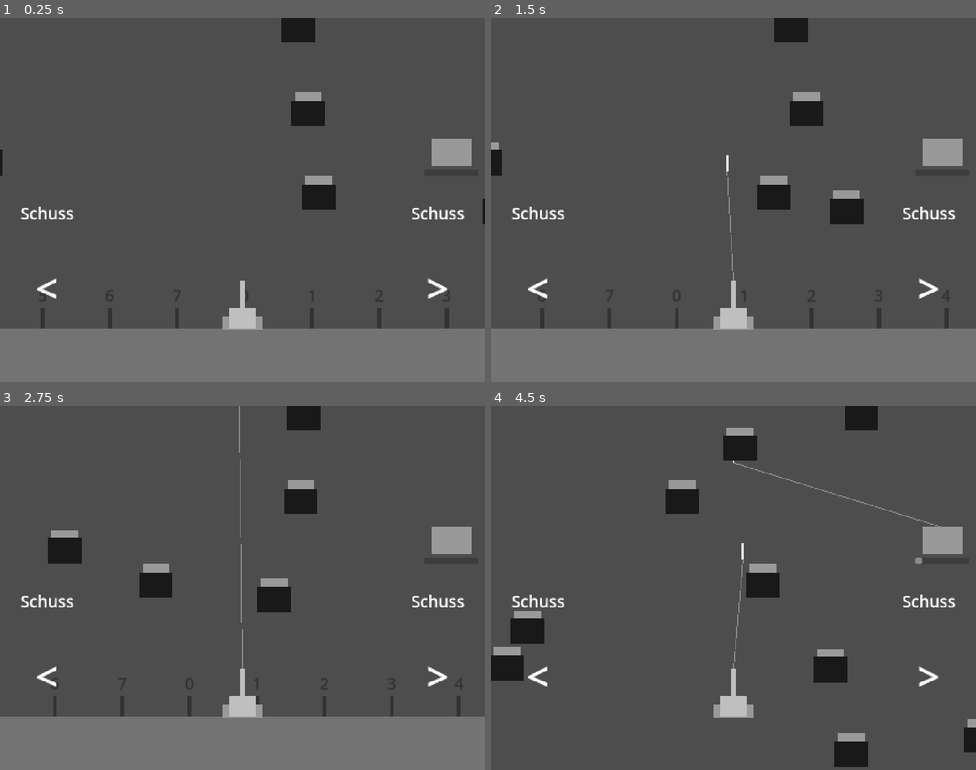
Above: before the commit, frames 1-4 (two rows, left to right).
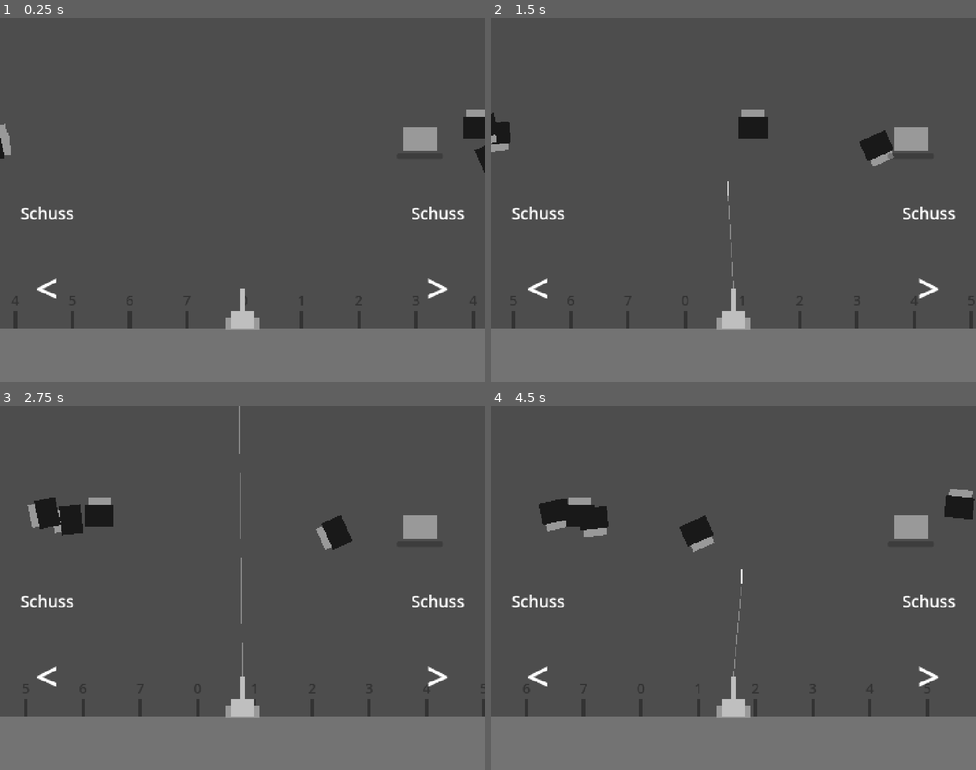
Above: after the commit, the same moments.

Repository: Philipp-Mallmann/fliegen-sind-aliens
Game: Godot game, scene res://szenen/spiel.tscn
The game is run twice, just before and just after one commit, with the same random seed, the same clock (stepped at 60 frames per second) and the same inputs.
Inputs:
- Up to frame 1 (0.25 s): no input
- Up to frame 2 (1.5 s): hold D (rechts) 0.53-1.28 s; tap Space (schiessen) at 0.6, 1.35 s; hold A (links) from 1.28 s (still down)
- Up to frame 3 (2.75 s): release A (links) at 2.03 s; hold D (rechts) from 2.03 s (still down); tap Space (schiessen) at 2.1 s
- Up to frame 4 (4.5 s): tap Space (schiessen) at 2.85, 3.6, 4.35 s; release D (rechts) at 3.53 s; hold A (links) from 3.53 s (still down)

The runs differ from the first frame. In frame 1, 4.2% of the frame differs, in the area x 0-100%, y 0-86%; in frame 2, 5.6%; in frame 3, 6.4%; in frame 4, 22%, in the area x 0-100%, y 0-100%.

Commit message:
Spass-Test 2: Fliegen fliehen, normale dreht und wippt, Kamera zoomt beim Abheben, Steigen ab Treffer
Co-Authored-By: Claude Opus 5.5 <noreply@anthropic.com>

Diff:
--- a/skripte/erzeuger.gd
+++ b/skripte/erzeuger.gd
@@ -4,80 +4,90 @@
 @export var fliege_szene: PackedScene
 # Die Kanone. An ihr liest der Erzeuger ab, wo man gerade ist.
 @export var kanone: Node2D
-# Wie viele Pixel Hoehe zwischen zwei Fliegen liegen, die oben ueber dem Bild bereitstehen.
-@export var abstand: float = 250.0
 # Wie weit links oder rechts von der Kanone die Mitte einer neuen Fliege hoechstens liegt, in Pixeln.
 @export var breite: float = 400.0
-# Wie weit ueber der Kanone die oberste Fliege schon bereitsteht, in Pixeln. Der Bildrand liegt bei 920.
-@export var vorlauf: float = 1200.0
 # Das langsamste und das schnellste Tempo einer normalen Fliege, in Pixeln pro Sekunde.
 @export var tempo_langsam: float = 100.0
 @export var tempo_schnell: float = 180.0
 
-# Testfassung fuer den Spass-Test: ein Teil der Fliegen ist doppelt so schnell und gibt mehr. Abschnitt 9 baut die richtigen Arten.
+# Testfassung fuer den Spass-Test: zwei Arten. Abschnitt 9 baut die richtigen Arten.
 # Wie viele Fliegen schnell sind. 0.5 heisst: die Haelfte.
 @export var anteil_schnell: float = 0.5
 # Wie viel Flugkraft eine normale und eine schnelle Fliege geben.
-@export var flugkraft_normal: int = 3
-@export var flugkraft_schnell: int = 10
+@export var flugkraft_normal: int = 2
+@export var flugkraft_schnell: int = 6
+# Wie viel schneller eine schnelle Fliege ist als eine normale. 4 heisst: viermal so schnell.
+@export var faktor_schnell: float = 4.0
+# Wie viele Umdrehungen pro Sekunde eine normale Fliege um sich selbst macht.
+@export var drehungen_normal: float = 1.0
+# Wie weit eine normale Fliege hoch und runter wippt, in Pixeln.
+@export var wippen_normal: float = 25.0
 
-# Wie viele freie Fliegen mindestens in der Naehe sein sollen. Sind es weniger, fliegt eine von der Seite herein.
+# Wie viele freie Fliegen mindestens da sein sollen. Sind es weniger, fliegt eine von der Seite herein.
 @export var mindestens: int = 4
-# Wie weit links und rechts von der Kanone "in der Naehe" reicht, in Pixeln. Der Bildrand liegt bei 720.
-@export var naehe: float = 900.0
+# Wie weit links und rechts von der Kanone eine Fliege noch mitzaehlt, in Pixeln.
+@export var naehe: float = 1000.0
 # Wie weit links oder rechts von der Kanone eine hereinfliegende Fliege startet, in Pixeln.
+# Der Bildrand liegt in der Luft 720 neben der Kanone, am Boden (herausgezoomt) 847. Dazu die halbe Fliege (50).
 # Muss groesser sein als breite + strecke der Fliege (400 + 300), sonst fliegt sie nicht herein.
-@export var einflug_x: float = 800.0
+@export var einflug_x: float = 900.0
 # In welcher Hoehe ueber der Kanone eine hereinfliegende Fliege fliegt, hoechstens und mindestens, in Pixeln.
-# Die Muendung liegt bei 140, der obere Bildrand bei 920.
-@export var einflug_oben: float = 850.0
-@export var einflug_unten: float = 300.0
+# Liegt mit Abstand zum Wippen zwischen flucht_unten und flucht_oben, damit sie nicht gleich flieht.
+@export var einflug_oben: float = 750.0
+@export var einflug_unten: float = 560.0
+# Zwischen diesen Hoehen ueber der Kanone fliegt eine Fliege ruhig hin und her, in Pixeln.
+# Darunter (untere Bildhaelfte) und darueber (oberes Viertel, dort haengt der Faecher) flieht sie zum naeheren Rand.
+# Der obere Bildrand liegt in der Luft 1060 ueber der Kanone: Haelfte 520, Viertel 790.
+@export var flucht_unten: float = 520.0
+@export var flucht_oben: float = 790.0
 # Ab wie weit weg eine freie Fliege geloescht wird: seitlich und unter der Kanone, in Pixeln.
-@export var loeschen_seitlich: float = 2000.0
+@export var loeschen_seitlich: float = 1100.0
 @export var loeschen_unten: float = 300.0
-
-# Auf dieser Hoehe entsteht die naechste Fliege ueber dem Bild. Nach oben wird y kleiner.
-var naechste_hoehe: float = -400.0
 
 
 func _process(_delta: float) -> void:
-	while naechste_hoehe > kanone.position.y - vorlauf:
-		var x: float = kanone.position.x + randf_range(-breite, breite)
-		fliege_bauen(x, x, naechste_hoehe)
-		naechste_hoehe -= abstand
 	aufraeumen()
+	fliehen_lassen()
 	if freie_in_der_naehe() < mindestens:
 		hereinfliegen()
-
-
-func fliege_bauen(start_x: float, mitte_x: float, hoehe: float) -> void:
-	var fliege: Node2D = fliege_szene.instantiate()
-	fliege.position = Vector2(start_x, hoehe)
-	fliege.mitte_x = mitte_x
-	fliege.tempo = randf_range(tempo_langsam, tempo_schnell)
-	fliege.flugkraft = flugkraft_normal
-	if randf() < anteil_schnell:
-		fliege.tempo *= 2.0
-		fliege.flugkraft = flugkraft_schnell
-	add_child(fliege)
 
 
 func hereinfliegen() -> void:
 	var seite: float = 1.0
 	if randf() < 0.5:
 		seite = -1.0
-	var start_x: float = kanone.position.x + seite * einflug_x
-	var mitte_x: float = kanone.position.x + randf_range(-breite, breite)
-	var hoehe: float = kanone.position.y - randf_range(einflug_unten, einflug_oben)
-	fliege_bauen(start_x, mitte_x, hoehe)
+	var fliege: Node2D = fliege_szene.instantiate()
+	fliege.position.x = kanone.position.x + seite * einflug_x
+	fliege.position.y = kanone.position.y - randf_range(einflug_unten, einflug_oben)
+	fliege.mitte_x = kanone.position.x + randf_range(-breite, breite)
+	fliege.tempo = randf_range(tempo_langsam, tempo_schnell)
+	if randf() < anteil_schnell:
+		fliege.tempo *= faktor_schnell
+		fliege.flugkraft = flugkraft_schnell
+	else:
+		fliege.flugkraft = flugkraft_normal
+		fliege.drehtempo = drehungen_normal * TAU
+		fliege.wipp_hoehe = wippen_normal
+	add_child(fliege)
+
+
+func fliehen_lassen() -> void:
+	for fliege in get_children():
+		if fliege.flucht != 0.0:
+			continue
+		var ueber: float = kanone.position.y - fliege.position.y
+		if ueber < flucht_unten or ueber > flucht_oben:
+			if fliege.position.x < kanone.position.x:
+				fliege.flucht = -1.0
+			else:
+				fliege.flucht = 1.0
 
 
 func freie_in_der_naehe() -> int:
 	var anzahl: int = 0
 	for fliege in get_children():
 		var seitlich: float = absf(fliege.position.x - kanone.position.x)
-		var ueber: float = kanone.position.y - fliege.position.y
-		if seitlich <= naehe and ueber >= einflug_unten and ueber <= einflug_oben:
+		if fliege.flucht == 0.0 and seitlich <= naehe:
 			anzahl += 1
 	return anzahl
 
--- a/skripte/fliege.gd
+++ b/skripte/fliege.gd
@@ -8,6 +8,12 @@
 @export var flugkraft: int = 2
 # Die halbe Breite und die halbe Hoehe der Fliege, in Pixeln. 50 heisst: Die Fliege ist 100 mal 100 gross.
 @export var halbe_groesse: float = 50.0
+# Wie schnell sich die Fliege um sich selbst dreht, im Bogenmass pro Sekunde. 0 heisst: gar nicht.
+@export var drehtempo: float = 0.0
+# Wie weit die Fliege hoch und runter wippt, in Pixeln. 0 heisst: gar nicht.
+@export var wipp_hoehe: float = 0.0
+# Wie schnell sie wippt. 4 heisst: ein Auf und Ab dauert etwa 1,6 Sekunden.
+@export var wipp_tempo: float = 4.0
 
 # Um diese Stelle fliegt die Fliege hin und her. Setzt der Erzeuger, bevor die Fliege ins Spiel kommt.
 var mitte_x: float = 0.0
@@ -15,10 +21,26 @@
 var richtung: float = 1.0
 # true heisst: Die Fliege haengt an der Nadel und fliegt nicht mehr.
 var gefangen: bool = false
+# 0 heisst: Die Fliege fliegt hin und her. 1 oder -1 heisst: Sie flieht nach rechts oder links aus dem Bild. Setzt der Erzeuger.
+var flucht: float = 0.0
+# Die Hoehe, um die die Fliege wippt.
+var grund_y: float = 0.0
+# Wie viele Sekunden die Fliege schon fliegt. Daraus wird das Wippen berechnet.
+var zeit: float = 0.0
+
+
+func _ready() -> void:
+	grund_y = position.y
 
 
 func _process(delta: float) -> void:
 	if gefangen:
+		return
+	zeit += delta
+	rotation += drehtempo * delta
+	position.y = grund_y + sin(zeit * wipp_tempo) * wipp_hoehe
+	if flucht != 0.0:
+		position.x += flucht * tempo * delta
 		return
 	position.x += richtung * tempo * delta
 	if position.x > mitte_x + strecke:
--- a/skripte/hindernis.gd
+++ b/skripte/hindernis.gd
@@ -11,9 +11,9 @@
 # Wie lange ein Blinken der Warnung dauert, am Anfang und am Ende, in Sekunden. Kleiner heisst schneller.
 @export var blinken_anfang: float = 0.5
 @export var blinken_ende: float = 0.1
-# Wie weit ueber der Kanone der obere Bildrand liegt, in Pixeln.
-@export var bildrand: float = 920.0
-# Wie weit unter der Kanone der Gegenstand verschwindet, in Pixeln. Der untere Bildrand liegt bei 160.
+# Wie weit ueber der Kanone der obere Bildrand liegt, in Pixeln. In der Luft 1060, am Boden etwas mehr (herausgezoomt).
+@export var bildrand: float = 1060.0
+# Wie weit unter der Kanone der Gegenstand verschwindet, in Pixeln. Der untere Bildrand liegt hoechstens 190 darunter.
 @export var weg_unter: float = 300.0
 # Die Szene des Matsches. Bei jeder zermatschten Fliege entsteht daraus ein Fleck.
 @export var matsch_szene: PackedScene
--- a/skripte/kanone.gd
+++ b/skripte/kanone.gd
@@ -4,8 +4,8 @@
 @export var tempo: float = 250.0
 # Wie schnell die Kanone anfaehrt und abbremst, in Pixeln pro Sekunde pro Sekunde.
 @export var beschleunigung: float = 600.0
-# Welcher Teil des Tempos waehrend Uebergabe und Steigen bleibt. 0.5 heisst: halb so schnell.
-@export var steig_anteil: float = 0.5
+# Welcher Teil des Tempos waehrend Uebergabe und Steigen bleibt. 0 heisst: Man lenkt dann gar nicht, 0.5 hiesse halb so schnell.
+@export var steig_anteil: float = 0.0
 # Die Szene der Nadel. Bei jedem Schuss entsteht daraus eine neue Nadel.
 @export var nadel_szene: PackedScene
 # Wie lange die Kanone nach einem Schuss nachlaedt, in Sekunden.
--- a/skripte/spiel.gd
+++ b/skripte/spiel.gd
@@ -9,18 +9,29 @@
 # Wie schnell man abstuerzt, in Pixeln pro Sekunde. Wer mehr verliert, faellt tiefer und darum laenger.
 # Muss langsamer sein als ein Hindernis faellt (falltempo in hindernis.gd), sonst holt der Faecher es ein.
 @export var falltempo: float = 1200.0
+# Die Kamera am Boden: etwas herausgezoomt, die Kanone wirkt kleiner und man sieht den Boden.
+# 0.85 heisst: alles ist 85 Prozent so gross. -447 setzt die Kanone dabei auf dieselbe Bildhoehe wie vorher (380 / 0.85).
+@export var zoom_boden: float = 0.85
+@export var versatz_boden: float = -447.0
+# Die Kamera in der Luft: normale Groesse, die Kanone sitzt am unteren Bildrand (540 - 20 Pixel Rand).
+@export var zoom_luft: float = 1.0
+@export var versatz_luft: float = -520.0
 
 # Die Flugkraft aller Fliegen, die oben im Faecher haengen.
 var flugkraft: int = 0
 # Das Gleiten nach oben, das gerade laeuft. null heisst: Es gab noch keins.
 var steigen: Tween = null
+# Die Kamerafahrt, die gerade laeuft. null heisst: Es gab noch keine.
+var kamerafahrt: Tween = null
 
 
 func _ready() -> void:
-	$Kanone/Uebergabe.angekommen.connect(fliege_zaehlen)
+	$Kanone/Uebergabe.gefangen.connect(fliege_zaehlen)
 	$Kanone/Faecher.verloren.connect(fliege_verlieren)
 	$Kanone/Aufstehen.animation_finished.connect(neustart)
 	$Kanone/RechteHand/Leiste.max_value = ziel
+	$Kanone/Kamera.zoom = Vector2.ONE * zoom_boden
+	$Kanone/Kamera.offset.y = versatz_boden
 	anzeige_schreiben()
 
 
@@ -34,6 +45,7 @@
 	steigen = create_tween()
 	steigen.tween_property($Kanone, "position:y", -flugkraft * hoehe_je_flugkraft, steigdauer)
 	steigen.tween_callback(entsperren)
+	kamera_fahren(zoom_luft, versatz_luft, steigdauer)
 	if flugkraft >= ziel:
 		$Bedienung/Sieg.visible = true
 		$Kanone.set_process(false)
@@ -55,6 +67,7 @@
 	steigen.tween_property($Kanone, "position:y", neue_hoehe, strecke / falltempo)
 	if flugkraft <= 0:
 		steigen.tween_callback(aufstehen)
+		kamera_fahren(zoom_boden, versatz_boden, strecke / falltempo)
 	else:
 		steigen.tween_callback(entsperren)
 
@@ -77,6 +90,15 @@
 	get_tree().reload_current_scene()
 
 
+func kamera_fahren(zoom: float, versatz: float, dauer: float) -> void:
+	if kamerafahrt != null:
+		kamerafahrt.kill()
+	kamerafahrt = create_tween()
+	kamerafahrt.set_parallel(true)
+	kamerafahrt.tween_property($Kanone/Kamera, "zoom", Vector2.ONE * zoom, dauer)
+	kamerafahrt.tween_property($Kanone/Kamera, "offset:y", versatz, dauer)
+
+
 func entsperren() -> void:
 	$Kanone.gesperrt = false
 	$Kanone.steigt = false
--- a/skripte/uebergabe.gd
+++ b/skripte/uebergabe.gd
@@ -1,7 +1,7 @@
 extends Node
 
-# Wird gesendet, sobald eine Fliege im Faecher oben haengt. Mit dabei: ihre Flugkraft.
-signal angekommen(flugkraft: int)
+# Wird gesendet, sobald eine Fliege getroffen ist, noch vor der Fahrt zur Hand. Mit dabei: ihre Flugkraft.
+signal gefangen(flugkraft: int)
 
 # Wie lange die Fahrt hinueber dauert, in Sekunden. Der Rueckweg dauert genauso lang.
 @export var dauer: float = 0.48
@@ -9,7 +9,7 @@
 @export var verzoegerung: float = 0.1
 # Wie weit der Arm von der Mitte nach rechts faehrt, in Pixeln. Dort sitzt die rechte Hand.
 @export var ziel_x: float = 480.0
-# Der Arm: linke Hand, Kanone und Muendung. Nur er faehrt, die Kamera und der Faecher bleiben stehen.
+# Der Arm: linke Hand, Kanone und Muendung. Nur er faehrt zur Seite, die Kamera und der Faecher nicht.
 @export var arm: Node2D
 # Der Faecher am oberen Bildrand, in dem die gefangenen Fliegen haengen.
 @export var faecher: Node2D
@@ -24,6 +24,7 @@
 
 func starten(nadel: Node2D) -> void:
 	nadel.reparent(faecher)
+	gefangen.emit(nadel.fliege.flugkraft)
 	warteschlange.append(nadel)
 	if not laeuft:
 		uebergeben()
@@ -44,7 +45,6 @@
 		await hin.finished
 		nadel.anker = griff
 		nadel.haengt = true
-		angekommen.emit(nadel.fliege.flugkraft)
 		var zurueck: Tween = create_tween()
 		zurueck.tween_property(arm, "position", Vector2.ZERO, dauer)
 		await zurueck.finished
--- a/szenen/spiel.tscn
+++ b/szenen/spiel.tscn
@@ -71,7 +71,7 @@
 
 [node name="Streifen" type="ColorRect" parent="Boden"]
 offset_right = 1600.0
-offset_bottom = 160.0
+offset_bottom = 300.0
 color = Color(0.45, 0.45, 0.45, 1)
 
 [node name="Pfosten1" type="ColorRect" parent="Boden"]
@@ -249,9 +249,9 @@
 
 [node name="RechteHand" type="ColorRect" parent="Kanone"]
 offset_left = 560.0
-offset_top = -560.0
+offset_top = -700.0
 offset_right = 680.0
-offset_bottom = -480.0
+offset_bottom = -620.0
 color = Color(0.6, 0.6, 0.6, 1)
 
 [node name="Leiste" type="ProgressBar" parent="Kanone/RechteHand"]
@@ -262,14 +262,15 @@
 show_percentage = false
 
 [node name="Griff" type="Marker2D" parent="Kanone"]
-position = Vector2(620, -560)
+position = Vector2(620, -700)
 
 [node name="Faecher" type="Node2D" parent="Kanone"]
-position = Vector2(0, -800)
+position = Vector2(0, -940)
 script = ExtResource("7_faecher")
 
 [node name="Kamera" type="Camera2D" parent="Kanone"]
-offset = Vector2(0, -380)
+offset = Vector2(0, -447)
+zoom = Vector2(0.85, 0.85)
 
 [node name="Uebergabe" type="Node" parent="Kanone" node_paths=PackedStringArray("arm", "faecher", "griff")]
 script = ExtResource("4_uebergabe")
Not shown, changed: ERKLAERUNG.md
